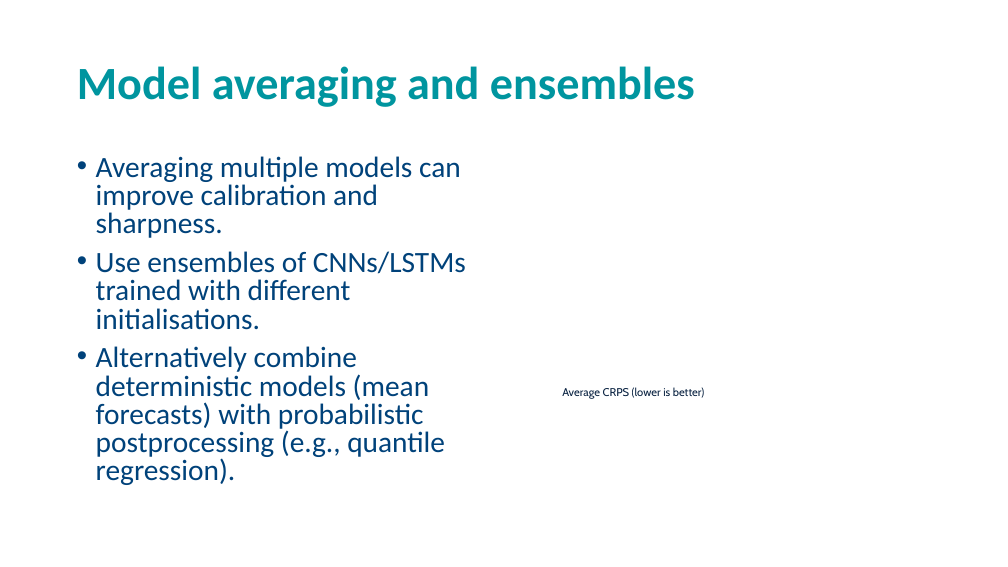
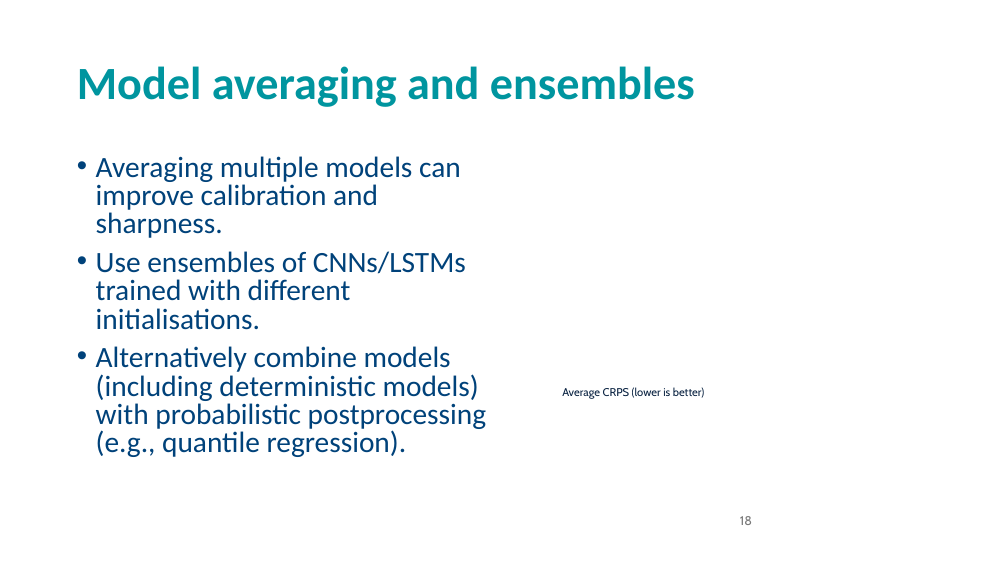
Before and after one commit to andrewcparnell/STAT41130, a slide deck: slide 18 of slides/day 4/D4C2_ProbNNs.pptx (slide 17 before the commit). Drawn at 1008x567 pixels with LibreOffice and Linux fonts; fonts in the diff are those of the drawing; background and template pictures are left out. Boxes give left, top, right and bottom in pixels: in the first picture for what was removed or moved away, otherwise in the second. Text is boxed around its words. In the diff, an @@ line names an element or a change of style, - is before the commit and + after.

Commit message:
Updated slides and added some probabilistic forecasting code

```diff
--- a/slides/day 4/D4C2_ProbNNs.pptx
+++ b/slides/day 4/D4C2_ProbNNs.pptx
@@ text at [96,346,486,457]: text changed @@
-• Alternatively combine deterministic models (mean forecasts) with probabilistic postprocessing (e.g., quantile regression).
+• Alternatively combine models (including deterministic models) with probabilistic postprocessing (e.g., quantile regression).
@@ page number added at [740,516,752,525], 12 pt, text #797979 @@
+18
```
Also in this commit, not shown: 12 other slides changed, 7 slides added, 11 slides removed, 4 other files.
